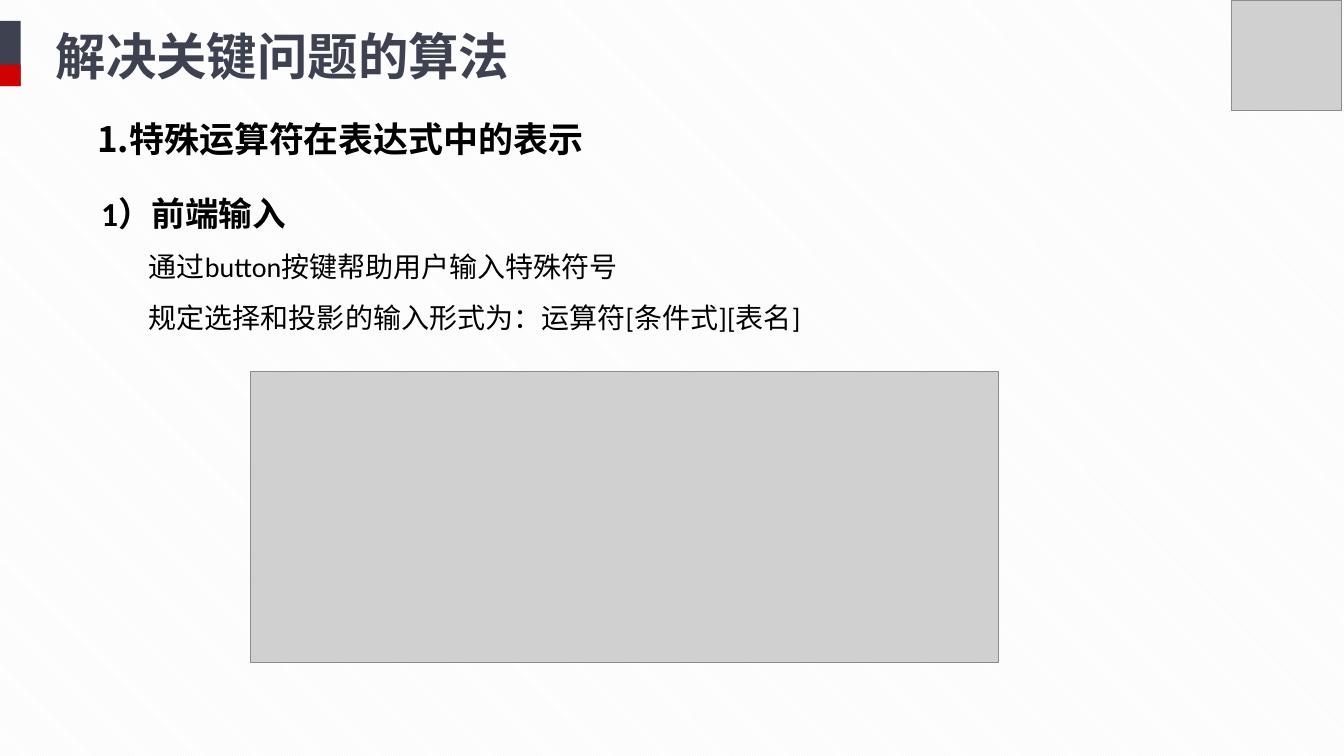
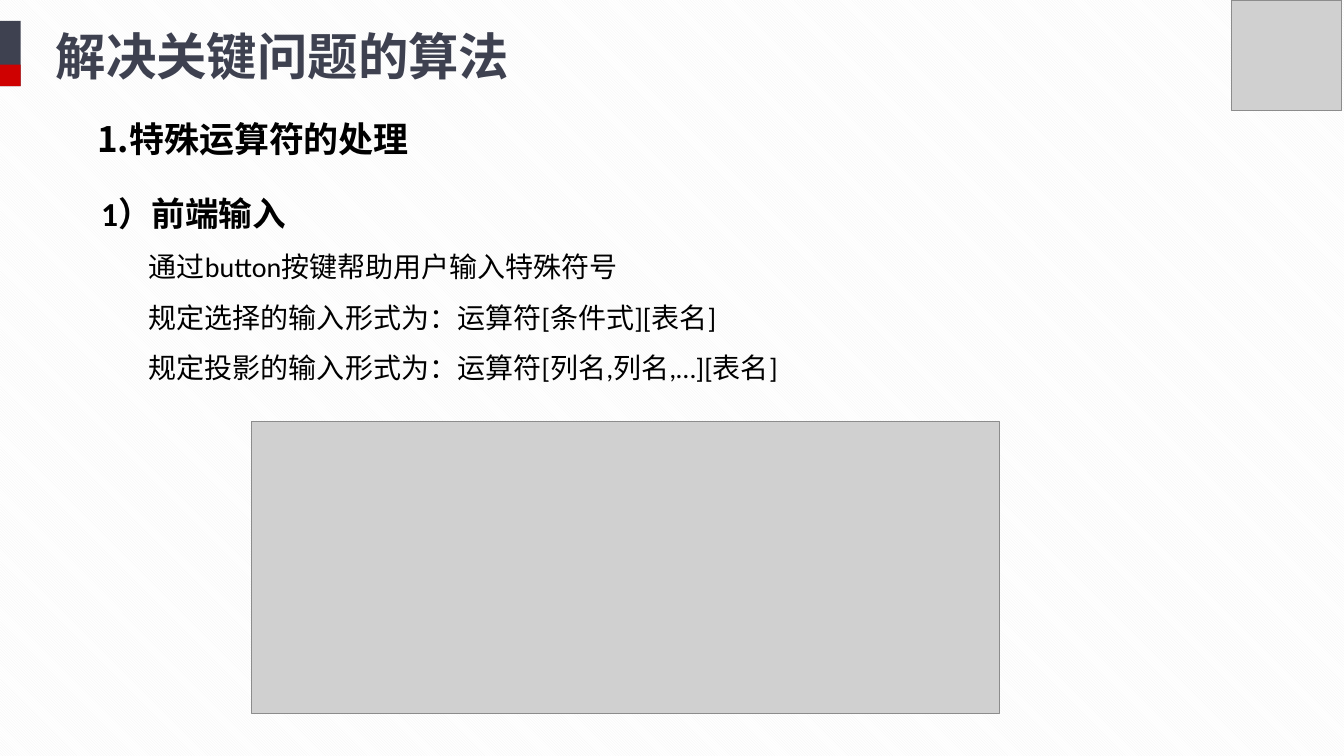
Before and after one commit to TuJin07/Relational-Algebra-Operation-System, a slide deck: slide 9 of doc/终期答辩.pptx. Drawn at 1344x756 pixels with LibreOffice and Linux fonts; fonts in the diff are those of the drawing; grey boxes stand for pictures. Boxes give left, top, right and bottom in pixels: in the first picture for what was removed or moved away, otherwise in the second. Text is boxed around its words. In the diff, an @@ line names an element or a change of style, - is before the commit and + after.

```diff
--- a/doc/终期答辩.pptx
+++ b/doc/终期答辩.pptx
@@ text at (97, 122, 409, 156): text changed @@
-1.特殊运算符在表达式中的表示
+1.特殊运算符的处理
@@ text at (149, 304, 778, 382): text changed @@
-规定选择和投影的输入形式为：运算符[条件式][表名]
+规定选择的输入形式为：运算符[条件式][表名]
+规定投影的输入形式为：运算符[列名,列名,…][表名]
@@ picture: place and size @@
-picture at (251, 371, 999, 663)
+picture at (252, 421, 1000, 714)
```
Also in this commit, not shown: 1 other slide changed.
